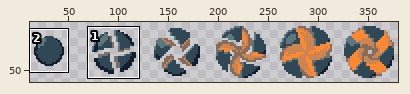
Two states of a sprite sheet, Images/Players/tp_opening.gif. Above: a wide view before the commit, with the close-up outlined.
Close-up. Before:
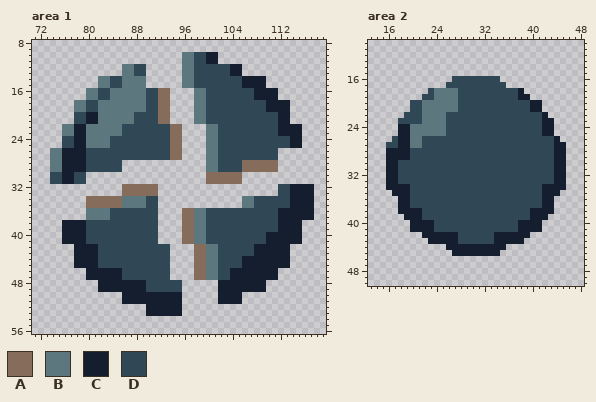
The file is 384x64 pixels. Shown: area 1: x 71..119, y 8..56; area 2: x 13..48, y 10..50. The wide view leaves out empty margins. The commit also changed other parts of the picture, which this record leaves out.
Palette (. is transparent): A #856c5b  B #5c777d  C #151e2e  D #304855
The same view after the edit:
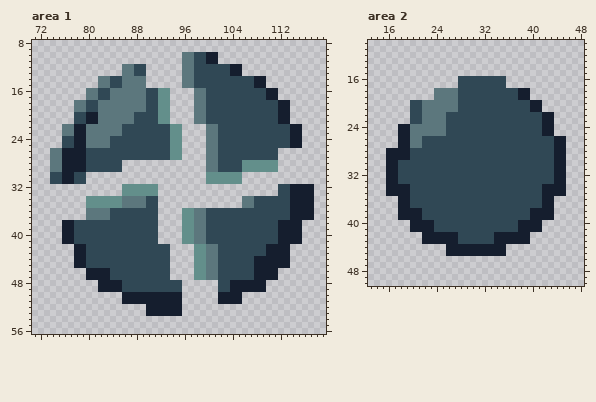
Diff:
Colour A changes from #856c5b to #638f8b.
Area 1:
The edit turns colour C into colour D in rows 14 to 15 at x 106 to 107; in rows 16 to 17 at x 108 to 109; in rows 18 to 19 at x 110 to 111; in rows 22 to 23 at x 112 to 113; in rows 36 to 37 at x 112 to 113; in rows 38 to 39 at x 78 to 79.
The edit turns colour C into colour D in rows 40 to 41 at x 78 to 79 and 110 to 111; in rows 42 to 43 at x 80 to 81 and 108 to 109; in rows 44 to 45 at x 80 to 81 and 106 to 107; in rows 46 to 47 at x 84 to 85 and 104 to 107; in rows 48 to 49 at x 86 to 89 and 102 to 103.
Area 2:
There is now colour C in row 18 at x 39; in row 22 at x 43; in row 26 at x 45; in row 35 at x 16 and 45; in row 39 at x 18 and 43; in row 43 at x 22 and 39.
There is now colour C in row 45 at x 26 and 35.
There is now colour D in row 16 at x 35.
Colour D is gone in row 16 at x 27; in row 17 at x 26 to 27; in row 18 at x 23; in row 19 at x 22 to 23; in row 22 at x 19; in row 23 at x 18 to 19.
Colour D is gone in row 26 at x 17; in row 27 at x 16 to 17.
